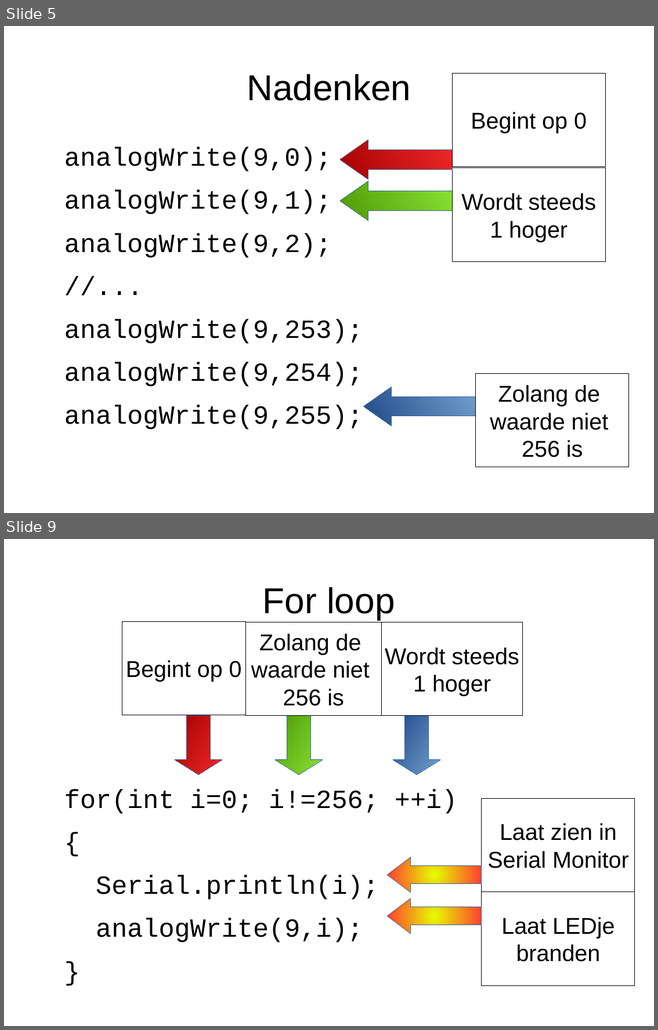
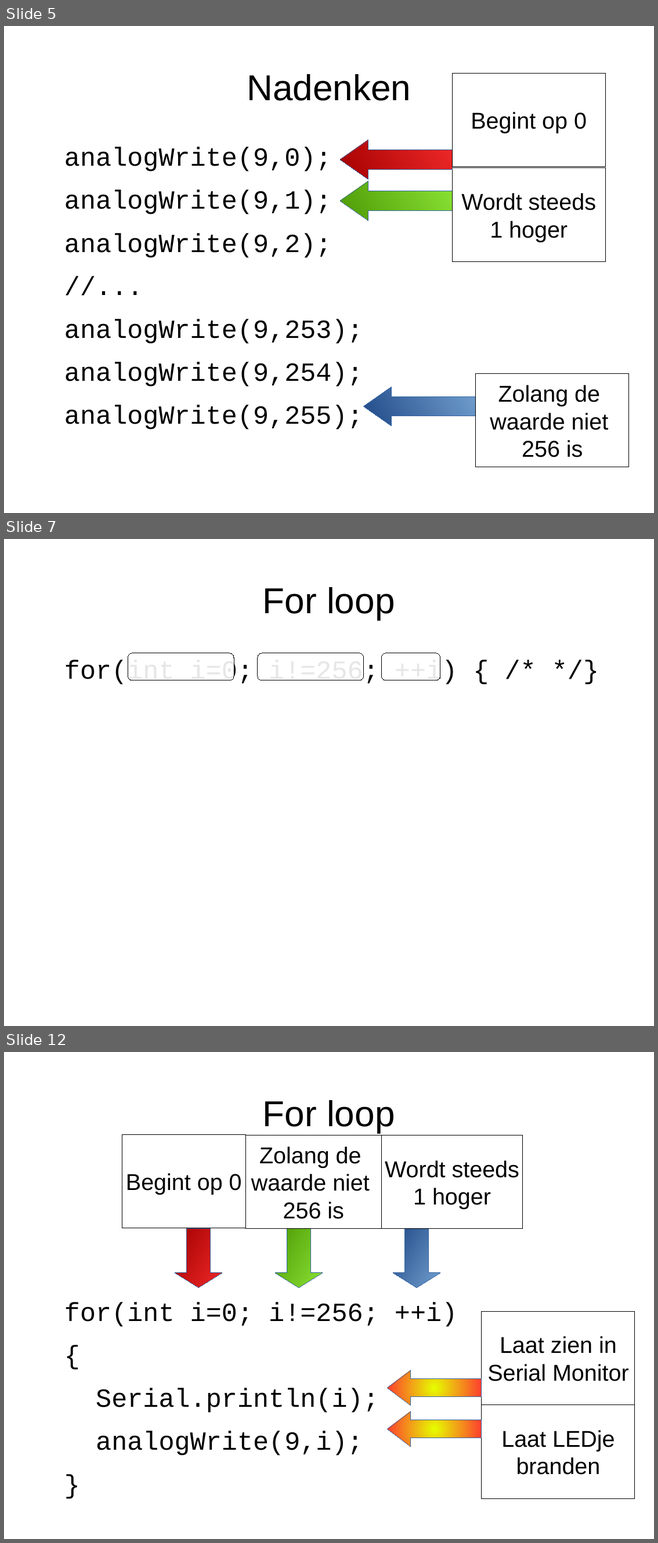
Before and after one commit to djog/arduino_cursus, a slide deck: Raw/For.odp. Shown one above the other, each under a label of ours: slides 5 and 9 before the commit, slides 5, 7 and 12 after it; the slides between them are not shown. The pictures are 658x1030 and 658x1543 pixels, drawn with LibreOffice and Linux fonts; fonts in the diff are those of the drawing. Boxes give left, top, right and bottom in pixels: in the first picture for what was removed or moved away, otherwise in the second. Text is boxed around its words. In the diff, an @@ line names an element or a change of style, - is before the commit and + after.

```diff
--- a/Raw/For.odp
+++ b/Raw/For.odp
@@ slide 7 added at <box>4,539,654,1026</box>, background #FFFFFF @@
@@ title added at <box>263,587,394,620</box>, 44 pt, text #000000 @@
+For loop
@@ text added at <box>64,660,457,685</box>, 32 pt, text #000000 @@
+for(int i=0; i!=256; ++i) { /* */}
@@ rounded rectangle added at <box>128,653,234,681</box>, fill #FFFFFF at 90% opacity, outline #000000 0 pt @@
@@ rounded rectangle added at <box>257,653,364,681</box>, fill #FFFFFF at 90% opacity, outline #000000 0 pt @@
@@ rounded rectangle added at <box>381,653,440,681</box>, fill #FFFFFF at 90% opacity, outline #000000 0 pt @@
@@ what was slide 9 is now slide 12 @@
```
Also in this commit, not shown: 6 slides changed, 4 other slides added, 9 other files.
